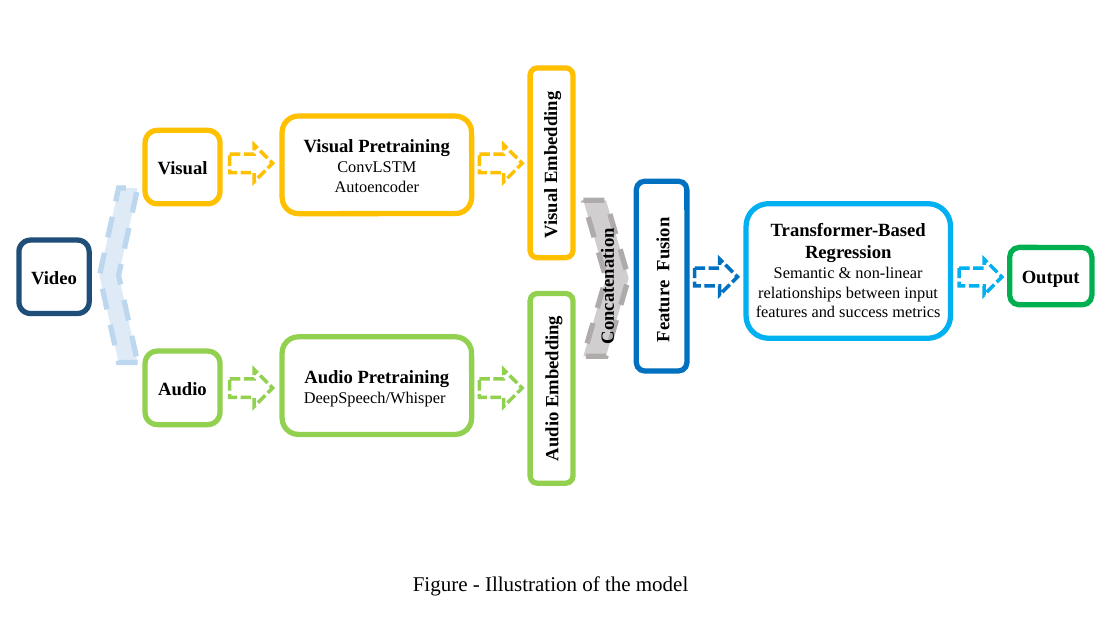
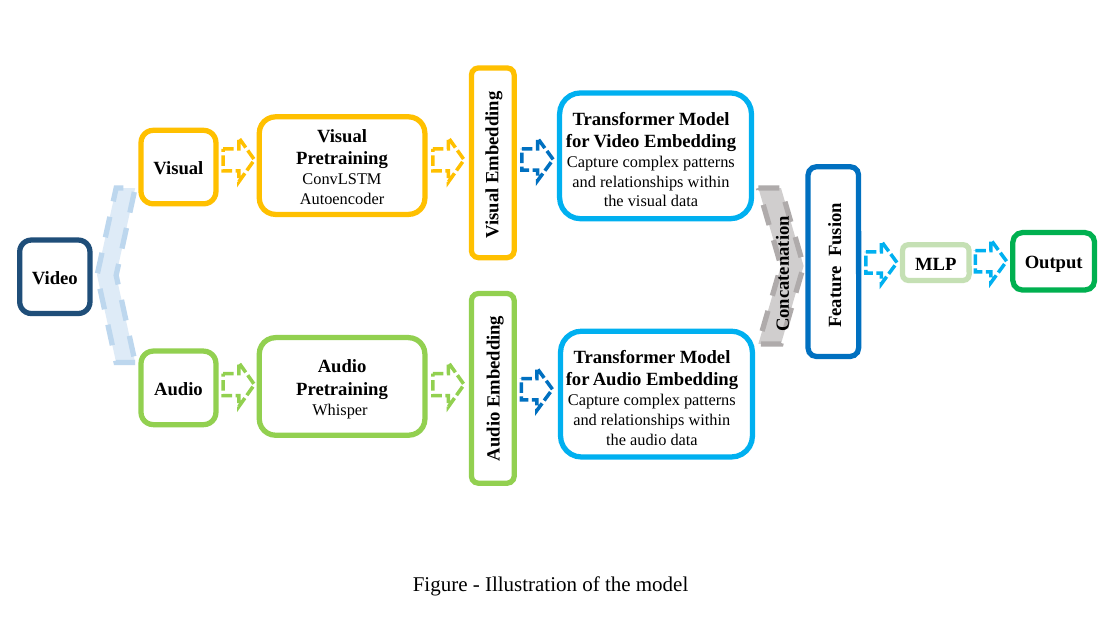
Before and after one commit to GiggleSamurai/Multimodal-Deep-Regression, a slide deck: slide 1 of summary/Diagram.pptx. Drawn at 1120x630 pixels with LibreOffice and Linux fonts; fonts in the diff are those of the drawing. Boxes give left, top, right and bottom in pixels: in the first picture for what was removed or moved away, otherwise in the second. Text is boxed around its words. In the diff, an @@ line names an element or a change of style, - is before the commit and + after.

```diff
--- a/summary/Diagram.pptx
+++ b/summary/Diagram.pptx
@@ rounded rectangle "Visual Pretraining": place and size @@
-rounded rectangle "Visual Pretraining" at [282, 116, 472, 213]
+rounded rectangle "Visual Pretraining" at [260, 117, 425, 214]
@@ rounded rectangle: place and size @@
-rounded rectangle at [746, 204, 950, 339]
+rounded rectangle at [560, 93, 751, 219]
@@ rounded rectangle "Visual": place and size @@
-rounded rectangle "Visual" at [145, 130, 220, 204]
+rounded rectangle "Visual" at [141, 130, 216, 204]
@@ right arrow: place and size @@
-right arrow at [230, 145, 273, 181]
+right arrow at [223, 138, 255, 181]
@@ right arrow: place and size @@
-right arrow at [480, 145, 523, 181]
+right arrow at [433, 138, 464, 181]
@@ right arrow: place and size @@
-right arrow at [695, 259, 738, 295]
+right arrow at [522, 139, 553, 181]
@@ text at [567, 155, 735, 206]: text changed @@
-Transformer-Based Regression
-Semantic & non-linear relationships between input features and success metrics
+Transformer Model for Video Embedding
+Capture complex patterns
+and relationships within the visual data
@@ rounded rectangle: place and size @@
-rounded rectangle at [637, 181, 687, 371]
+rounded rectangle at [808, 166, 859, 356]
@@ text "Feature Fusion": place and size @@
-text "Feature Fusion" at [653, 222, 674, 341]
+text "Feature Fusion" at [825, 208, 846, 326]
@@ chevron: place and size @@
-chevron at [584, 200, 629, 356]
+chevron at [759, 188, 804, 344]
@@ text "Concatenation": place and size @@
-text "Concatenation" at [597, 239, 618, 341]
+text "Concatenation" at [772, 227, 793, 329]
@@ rounded rectangle "Output": place and size @@
-rounded rectangle "Output" at [1010, 248, 1092, 305]
+rounded rectangle "Output" at [1013, 233, 1095, 290]
@@ right arrow: place and size @@
-right arrow at [960, 259, 1002, 295]
+right arrow at [866, 241, 897, 284]
@@ rounded rectangle added at [902, 245, 969, 281], outline #C5E0B4 4.5 pt, 16 pt, text #000000, bold @@
+MLP
@@ right arrow added at [975, 240, 1007, 283], outline #00B0F0 3 pt dashed @@
@@ 2 texts, 2 rounded rectangles: place and size @@
-2 texts, 2 rounded rectangles at [530, 68, 573, 483]
+2 texts, 2 rounded rectangles at [471, 68, 514, 483]
@@ rounded rectangle "Audio": place and size @@
-rounded rectangle "Audio" at [145, 351, 220, 425]
+rounded rectangle "Audio" at [141, 351, 216, 425]
@@ rounded rectangle "Audio Pretraining": place and size @@
-rounded rectangle "Audio Pretraining" at [282, 337, 472, 434]
+rounded rectangle "Audio Pretraining" at [260, 338, 425, 435]
@@ rounded rectangle added at [560, 331, 752, 457], outline #00B0F0 4.5 pt @@
@@ text added at [566, 350, 738, 445], 14 pt, text #000000 @@
+Transformer Model for Audio Embedding
+Capture complex patterns
+and relationships within the audio data
@@ right arrow: place and size @@
-right arrow at [230, 370, 273, 407]
+right arrow at [223, 363, 255, 407]
@@ right arrow: place and size @@
-right arrow at [480, 370, 523, 407]
+right arrow at [433, 363, 464, 407]
@@ right arrow added at [522, 368, 553, 411], outline #0070C0 3 pt dashed @@
@@ text in rounded rectangle at [312, 403, 367, 419]: text changed @@
-DeepSpeech/Whisper
+Whisper
```
Also in this commit, not shown: 3 other files.
